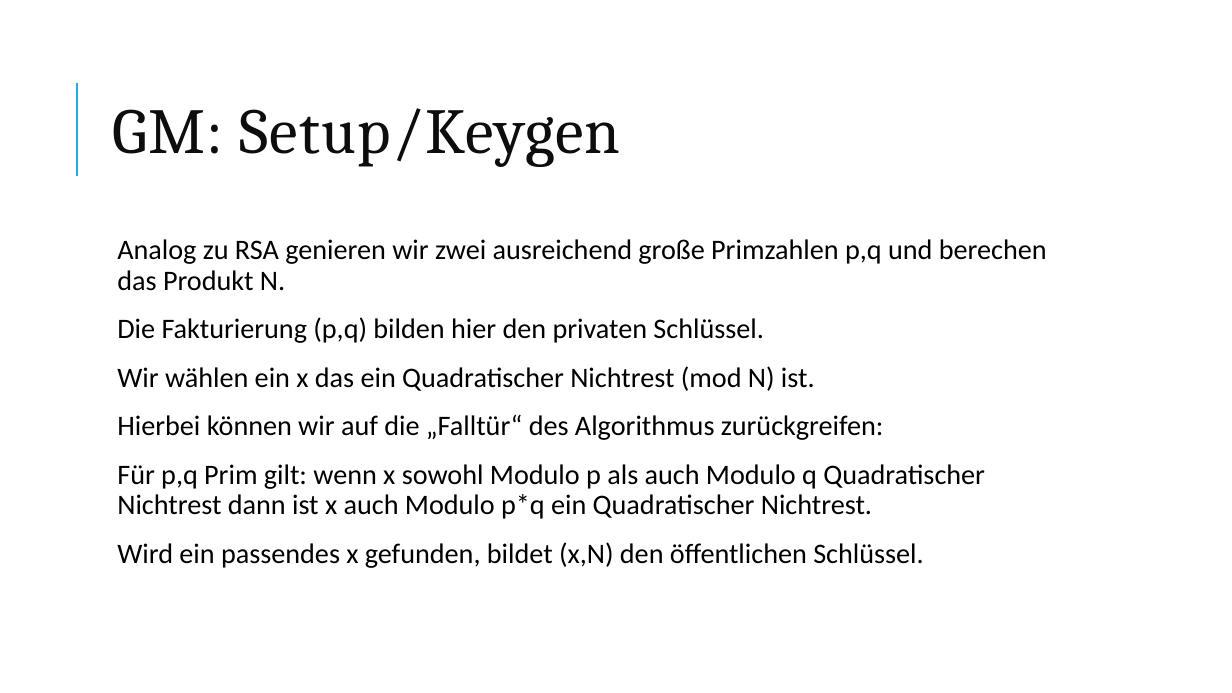
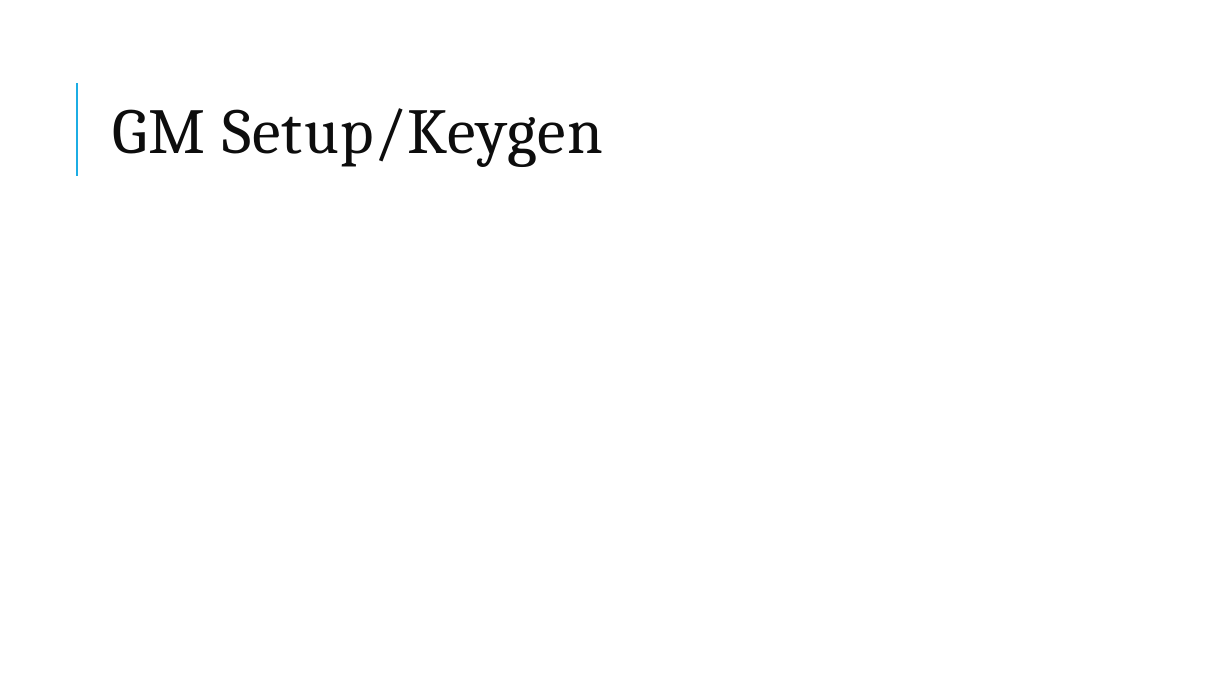
Before and after one commit to kohlerta/Krypto, a slide deck: slide 24 of hannah_raimund_tanja.pptx (slide 26 before the commit). Drawn at 1232x693 pixels with LibreOffice and Linux fonts; fonts in the diff are those of the drawing; grey boxes stand for pictures. Boxes give left, top, right and bottom in pixels: in the first picture for what was removed or moved away, otherwise in the second. Text is boxed around its words. In the diff, an @@ line names an element or a change of style, - is before the commit and + after.

```diff
--- a/hannah_raimund_tanja.pptx
+++ b/hannah_raimund_tanja.pptx
@@ title at [113, 108, 603, 167]: text changed @@
-GM: Setup/Keygen
+GM Setup/Keygen
@@ text removed at [117, 239, 1047, 568] @@
-  Analog zu RSA genieren wir zwei ausreichend große Primzahlen p,q und berechen das Produkt N.
-  Die Fakturierung (p,q) bilden hier den privaten Schlüssel.
-  Wir wählen ein x das ein Quadratischer Nichtrest (mod N) ist.
-  Hierbei können wir auf die „Falltür“ des Algorithmus zurückgreifen:
-  Für p,q Prim gilt: wenn x sowohl Modulo p als auch Modulo q Quadratischer Nichtrest dann ist x auch Modulo p*q ein Quadratischer Nichtrest.
-  Wird ein passendes x gefunden, bildet (x,N) den öffentlichen Schlüssel.
```
Also in this commit, not shown: 16 other slides changed, 16 slides added, 10 slides removed, 7 other files.
